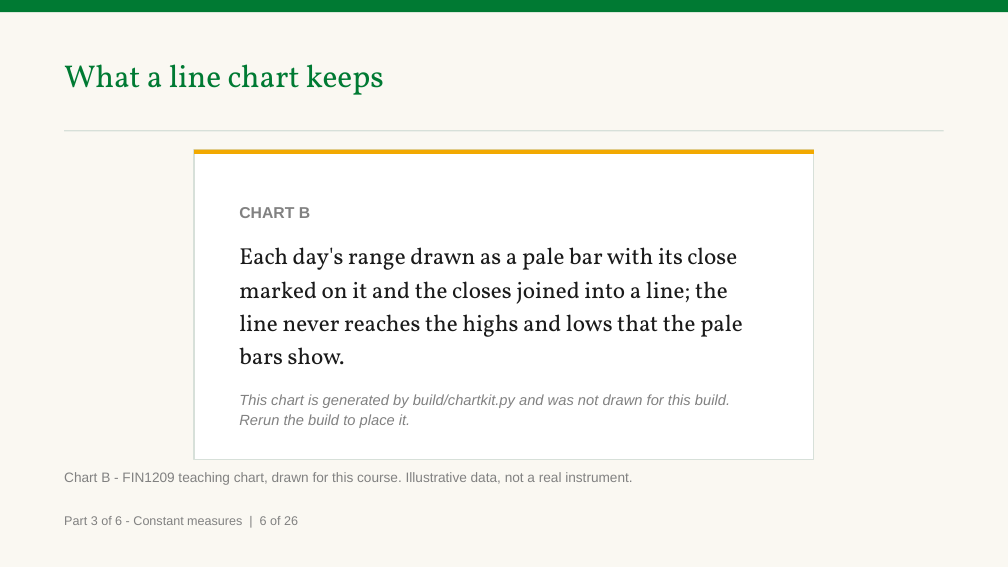
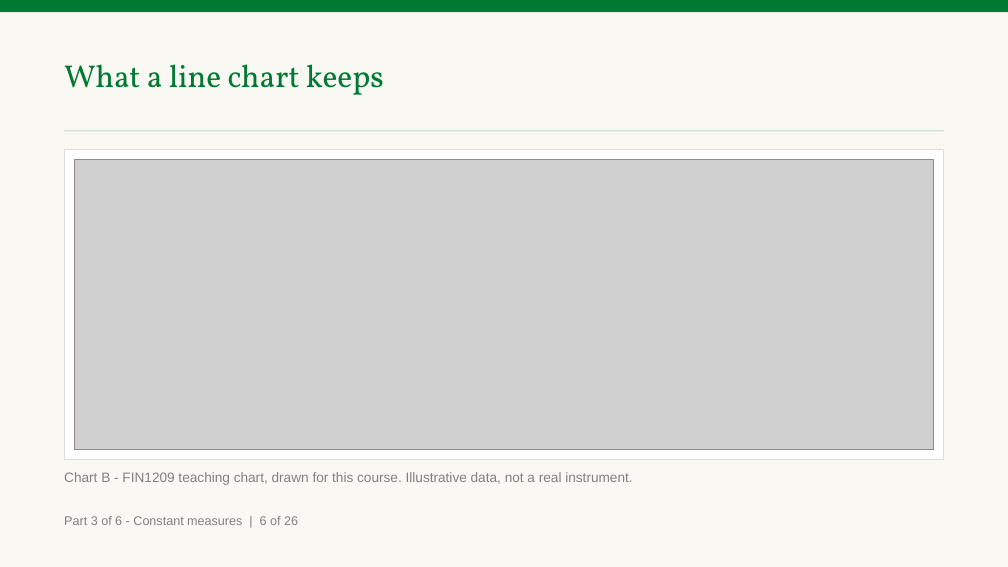
Before and after one commit to benjiesotelo-sudo/Telos_FIN1209, a slide deck: slide 47 of chapter-03/FIN1209-Chapter-03-Student-Edition.pptx. Drawn at 1008x567 pixels with LibreOffice and Linux fonts; fonts in the diff are those of the drawing; grey boxes stand for pictures. Boxes give left, top, right and bottom in pixels: in the first picture for what was removed or moved away, otherwise in the second. Text is boxed around its words. In the diff, an @@ line names an element or a change of style, - is before the commit and + after.

```diff
--- a/chapter-03/FIN1209-Chapter-03-Student-Edition.pptx
+++ b/chapter-03/FIN1209-Chapter-03-Student-Edition.pptx
@@ rectangle: place and size @@
-rectangle at (194, 150, 814, 460)
+rectangle at (64, 150, 944, 460)
@@ picture added at (74, 160, 934, 450) @@
@@ rectangle removed at (194, 150, 814, 154) @@
@@ text removed at (239, 207, 743, 428) @@
-CHART B
-Each day's range drawn as a pale bar with its close marked on it and the closes joined into a line; the line never reaches the highs and lows that the pale bars show.
-This chart is generated by build/chartkit.py and was not drawn for this build. Rerun the build to place it.
```
Also in this commit, not shown: 5 other slides changed, 3 other files.
